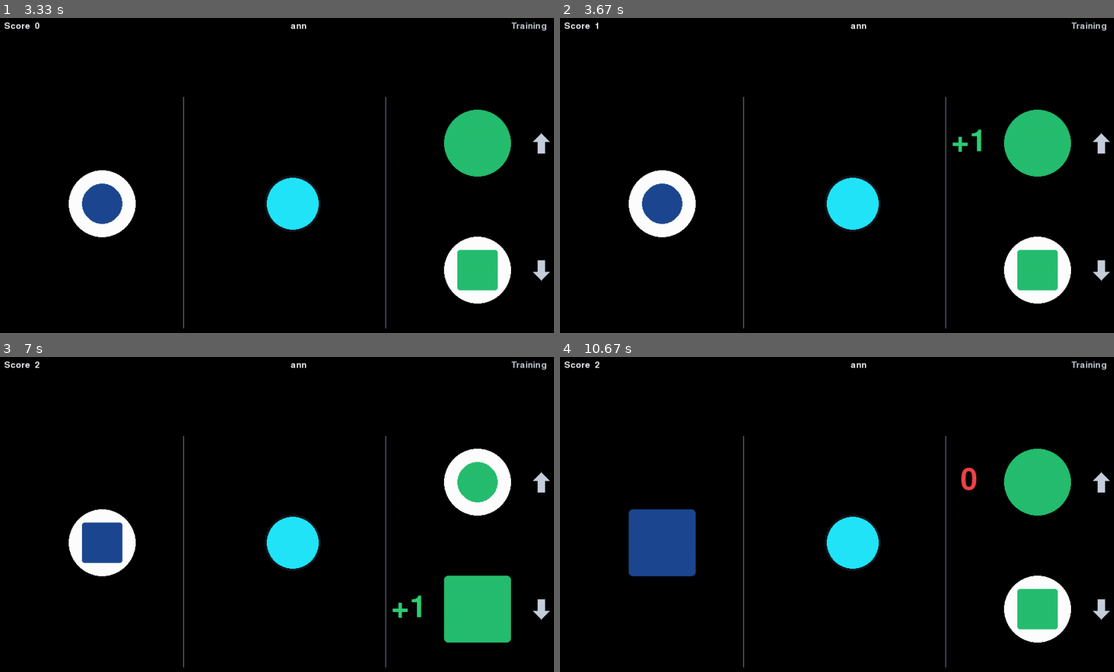
Above: before the commit, frames 1-4 (two rows, left to right).
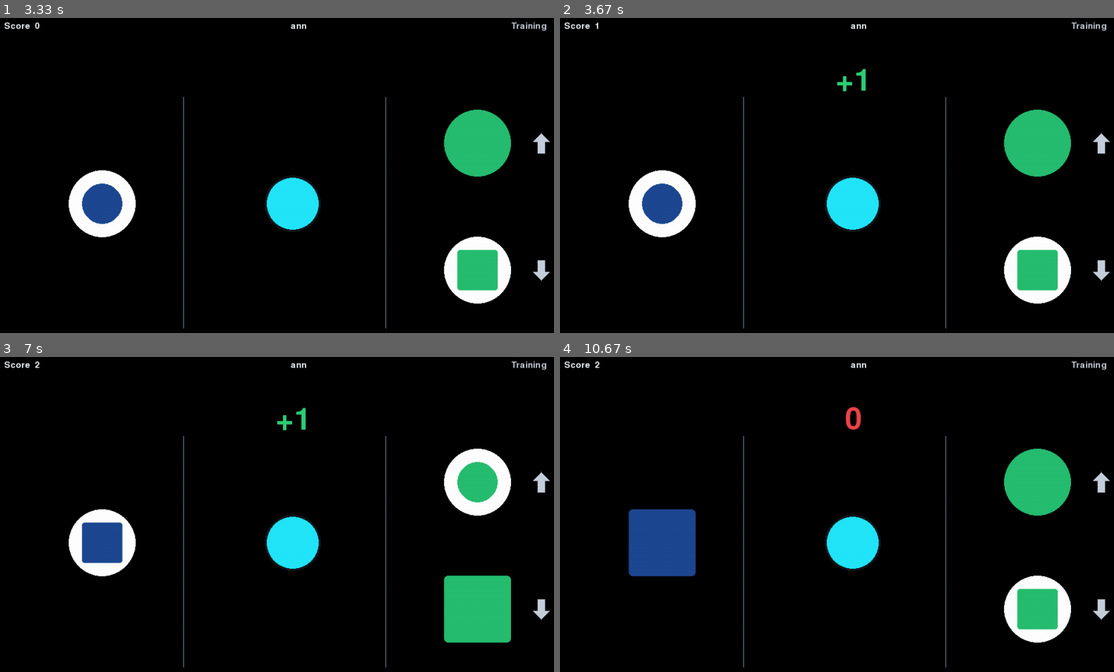
Above: after the commit, the same moments.

Repository: CarlLindersson/curriculum-learning
Game: pygame game, started from scripts/curriculum_pygame.py
Same seed, same stepped clock (60 frames per second), same inputs: the game is played once before the commit and once after it.
Inputs:
- Up to frame 1 (3.33 s): type "ann" at 0.33 s; tap Enter at 0.67 s; click "Start" at 0.93 s
- Up to frame 2 (3.67 s): hold Up from 3.42 s (still down)
- Up to frame 3 (7 s): release Up at 3.88 s; hold Down from 6.9 s (still down)
- Up to frame 4 (10.67 s): release Down at 7.2 s; hold Up 10.17-10.53 s

Frame 1 is identical in both runs. In frame 2, 0.3% of the frame differs, in the area x 49-77%, y 16-43%; in frame 3, 0.3%; in frame 4, 0.3%.

Commit message:
feedback position updated

Diff:
--- a/scripts/curriculum_pygame.py
+++ b/scripts/curriculum_pygame.py
@@ -607,7 +607,6 @@
     START_POS = (210, 350)
     OPERATION_POS = (540, 350)
     OPTION_POSITIONS = ((860, 245), (860, 465))
-    FEEDBACK_OPTION_OFFSET = 120
     ALIAS_BUTTON_RECTS = (
         (250, 260, 600, 70),
         (250, 355, 600, 70),
@@ -1415,24 +1414,12 @@
         if self.trial_phase is TrialPhase.FEEDBACK and show_feedback:
             feedback = "+1" if self.last_response_correct else "0"
             colour = self.SUCCESS if self.last_response_correct else self.ERROR
-            if self.selected_option is not None:
-                chosen_centre = self.OPTION_POSITIONS[self.selected_option]
-            else:
-                chosen_centre = (
-                    self.OPTION_POSITIONS[0][0],
-                    sum(position[1] for position in self.OPTION_POSITIONS)
-                    // len(self.OPTION_POSITIONS),
-                )
-            feedback_position = (
-                chosen_centre[0] - self.FEEDBACK_OPTION_OFFSET,
-                chosen_centre[1],
-            )
             _text(
                 surface,
                 fonts["feedback"],
                 feedback,
                 colour,
-                feedback_position,
+                (self.OPERATION_POS[0], 140),
                 anchor="center",
             )
             if self.timed_out:
@@ -1441,7 +1428,7 @@
                     fonts["body"],
                     "The trial timed out",
                     self.ERROR,
-                    (self.OPERATION_POS[0], 265),
+                    (self.OPERATION_POS[0], 210),
                     anchor="center",
                 )
 
